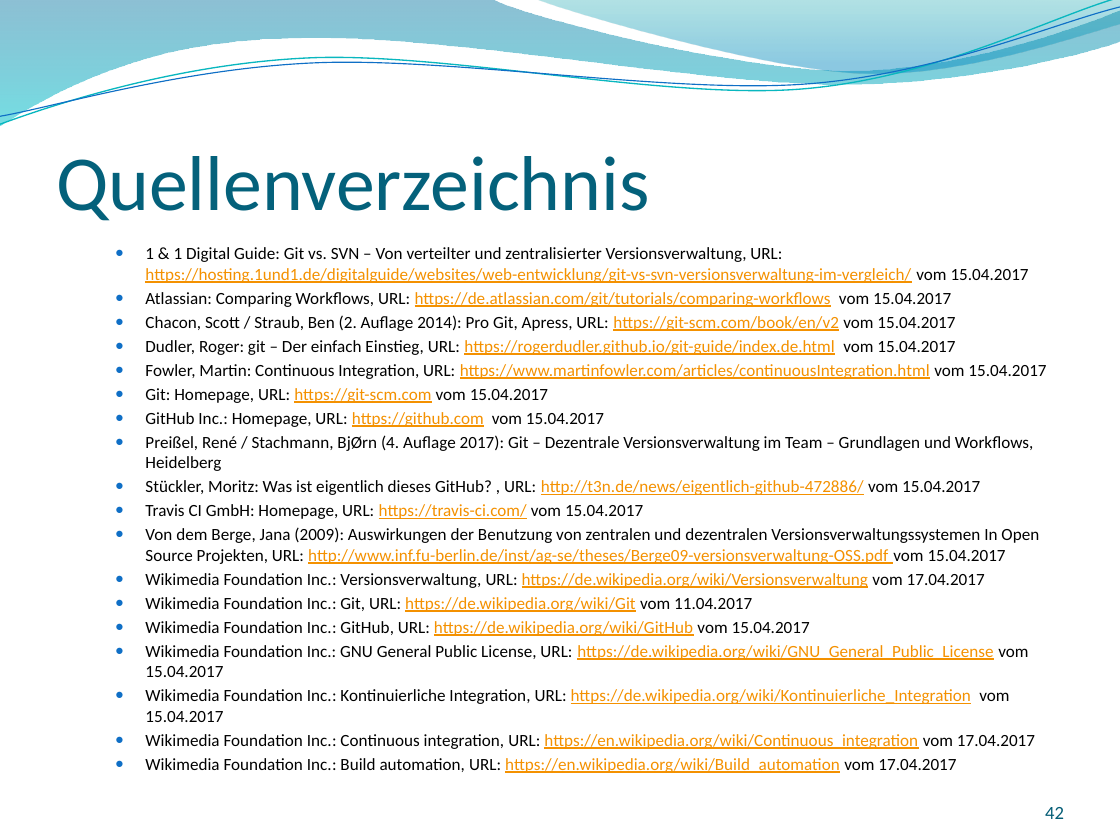
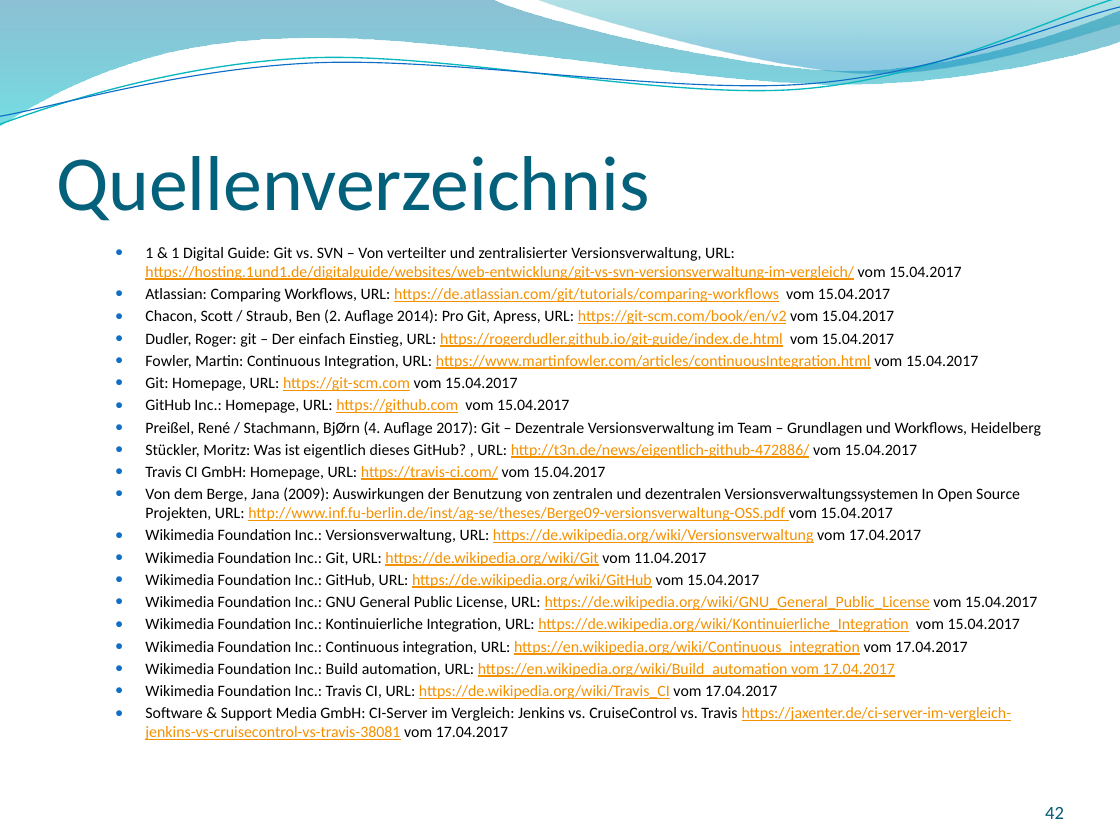
Before and after one commit to GitTyCat42/GITVortrag, a slide deck: slide 42 of SS2017_Git_2017-04-27_Nina-Stodolka_Johannes-Struzek.pptx. Drawn at 1120x840 pixels with LibreOffice and Linux fonts; fonts in the diff are those of the drawing; background and template pictures are left out. Boxes give left, top, right and bottom in pixels: in the first picture for what was removed or moved away, otherwise in the second. Text is boxed around its words. In the diff, an @@ line names an element or a change of style, - is before the commit and + after.

Commit message:
Quellenverzeichnis

```diff
--- a/SS2017_Git_2017-04-27_Nina-Stodolka_Johannes-Struzek.pptx
+++ b/SS2017_Git_2017-04-27_Nina-Stodolka_Johannes-Struzek.pptx
@@ text at box(145, 247, 1041, 677): size 11 to 10.2 pt in "1 & 1 Digital Guide: Git vs. ...", "Atlassian: Comparing Workflows, URL: https://de.atlassian.co ...", "Chacon, Scott / Straub, Ben (2. Auflage ...", "Dudler, Roger: git – Der einfach Einstieg, ..." and 14 more places; text colour #000000 to #F49100, underline on in "vom 17.04.2017" @@
@@ text at box(145, 685, 1012, 740): paragraphs added @@
+  ● Wikimedia Foundation Inc.: Travis CI, URL: https://de.wikipedia.org/wiki/Travis_CI vom 17.04.2017
+  ● Software & Support Media GmbH: CI-Server im Vergleich: Jenkins vs. CruiseControl vs. Travis https://jaxenter.de/ci-server-im-vergleich-jenkins-vs-cruisecontrol-vs-travis-38081 vom 17.04.2017
```
Also in this commit, not shown: 1 other slide changed.
